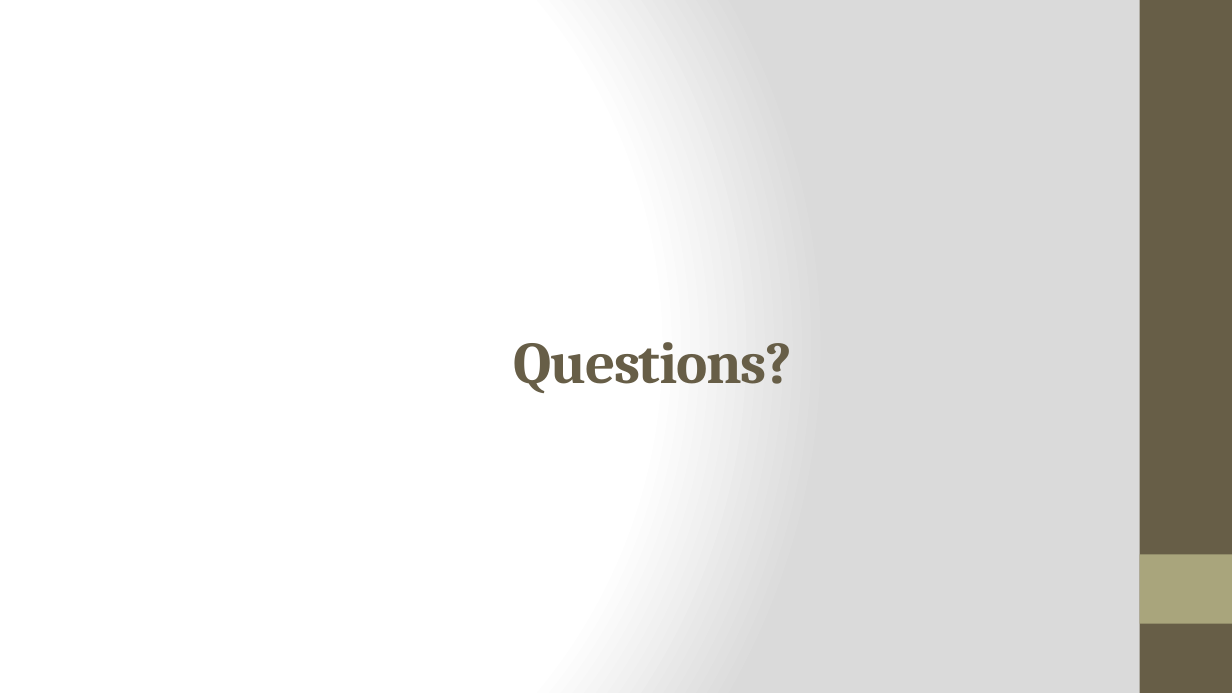
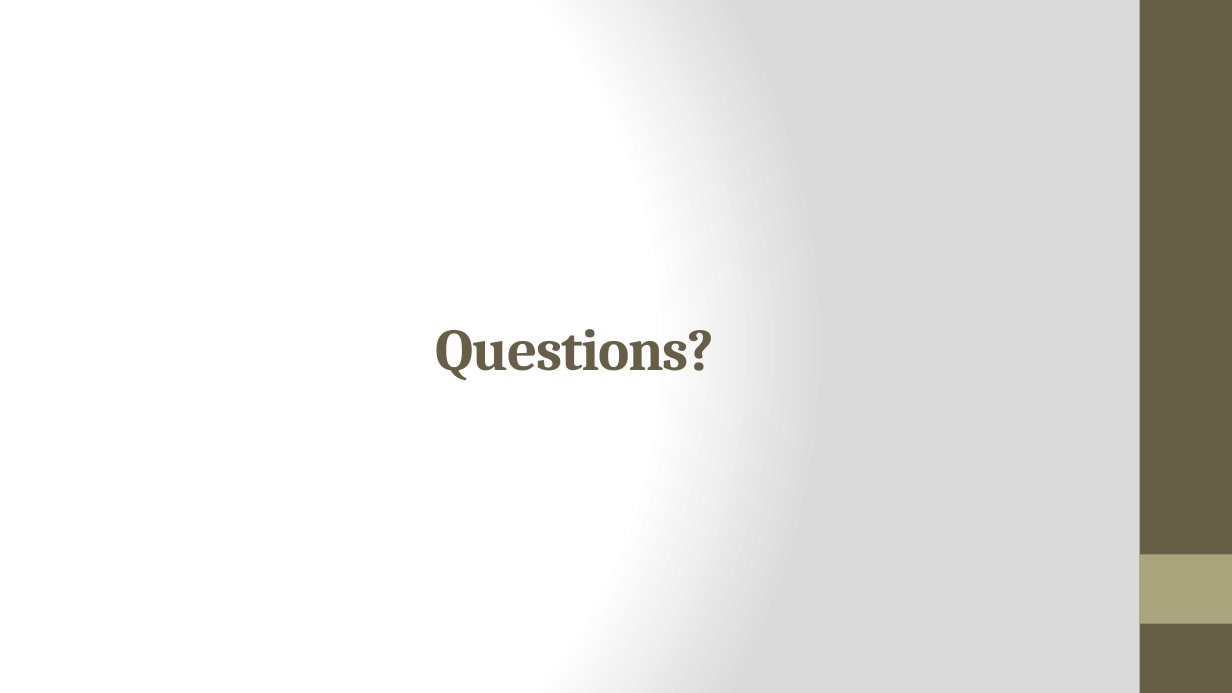
Before and after one commit to compsat/bh2016-iceps, a slide deck: slide 9 of Due Now Presentation.pptx (slide 10 before the commit). Drawn at 1232x693 pixels with LibreOffice and Linux fonts; fonts in the diff are those of the drawing. Boxes give left, top, right and bottom in pixels: in the first picture for what was removed or moved away, otherwise in the second. Text is boxed around its words. In the diff, an @@ line names an element or a change of style, - is before the commit and + after.

```diff
--- a/Due Now Presentation.pptx
+++ b/Due Now Presentation.pptx
@@ title "Questions?": place and size @@
-title "Questions?" at (514,342,793,393)
+title "Questions?" at (436,329,715,380)
```
Also in this commit, not shown: 8 other slides changed, 1 slide removed.
